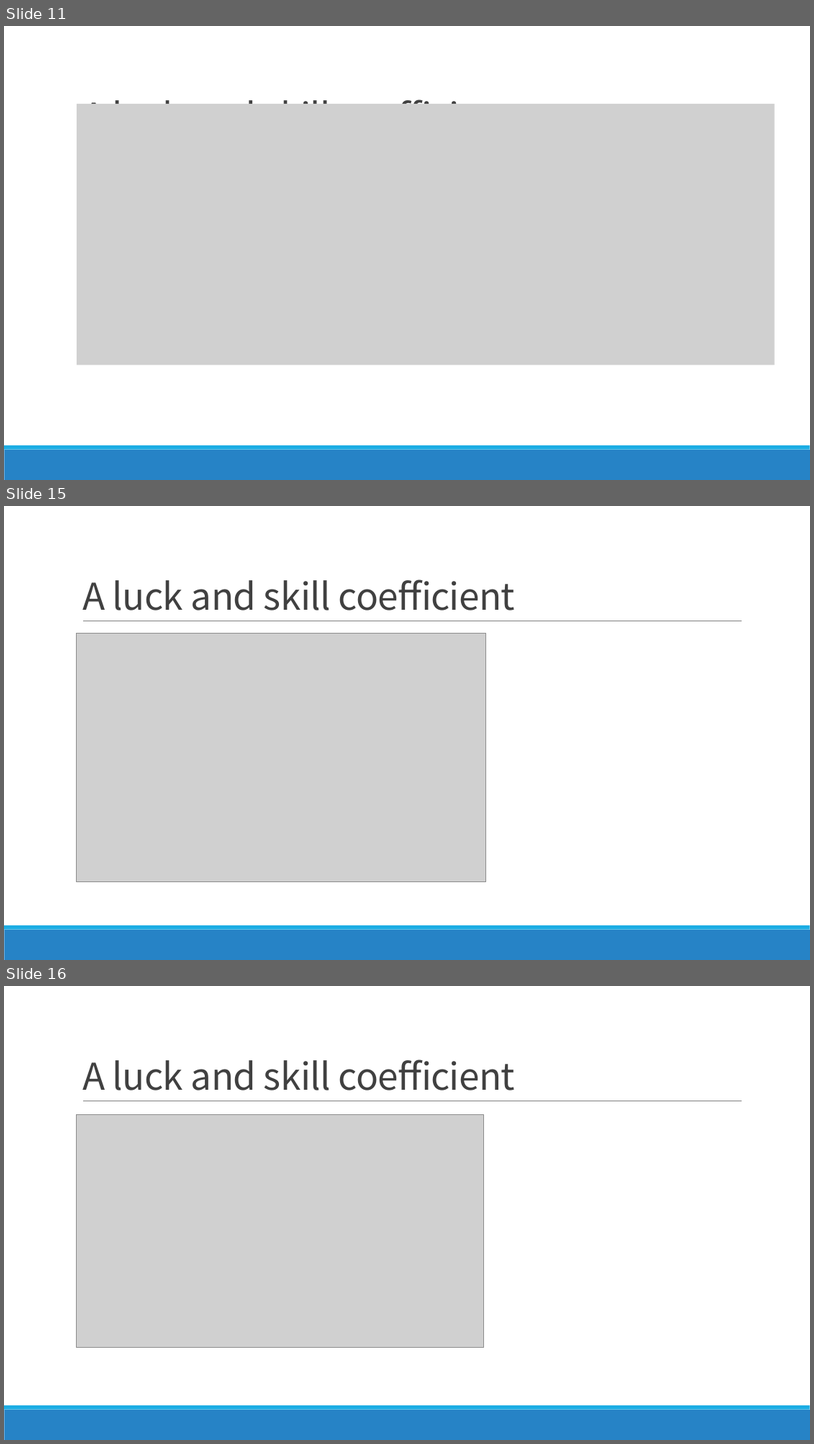
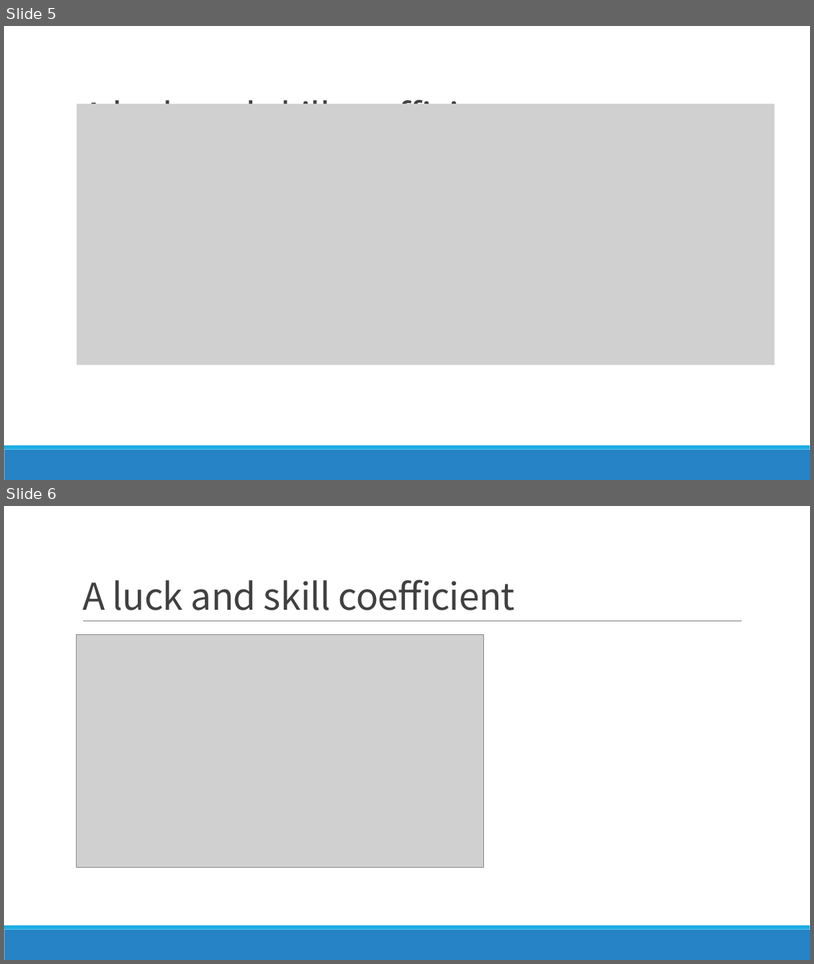
Before and after one commit to FindNorthStar/DataMining, a slide deck: homework_1/Luck is Hard to Beat The Difficulty of Sports Prediction.pptx. Shown one above the other, each under a label of ours: slides 11, 15 and 16 before the commit, slides 5 and 6 after it; the slides between them are not shown. The pictures are 814x1444 and 814x964 pixels, drawn with LibreOffice and Linux fonts; fonts in the diff are those of the drawing; grey boxes stand for pictures. Boxes give left, top, right and bottom in pixels: in the first picture for what was removed or moved away, otherwise in the second. Text is boxed around its words. In the diff, an @@ line names an element or a change of style, - is before the commit and + after.

```diff
--- a/homework_1/Luck is Hard to Beat The Difficulty of Sports Prediction.pptx
+++ b/homework_1/Luck is Hard to Beat The Difficulty of Sports Prediction.pptx
@@ slide 15 removed at (4,506,810,960), background #FFFFFF; not listed: 3 template elements that a slide beside it also shows @@
@@ title removed at (82,579,516,610) @@
-A luck and skill coefficient
@@ picture removed at (77,633,486,881) @@
@@ what was slide 11 is now slide 5 @@
@@ what was slide 16 is now slide 6 @@
```
Also in this commit, not shown: 23 slides changed, 2 other slides removed, 2 other files.
